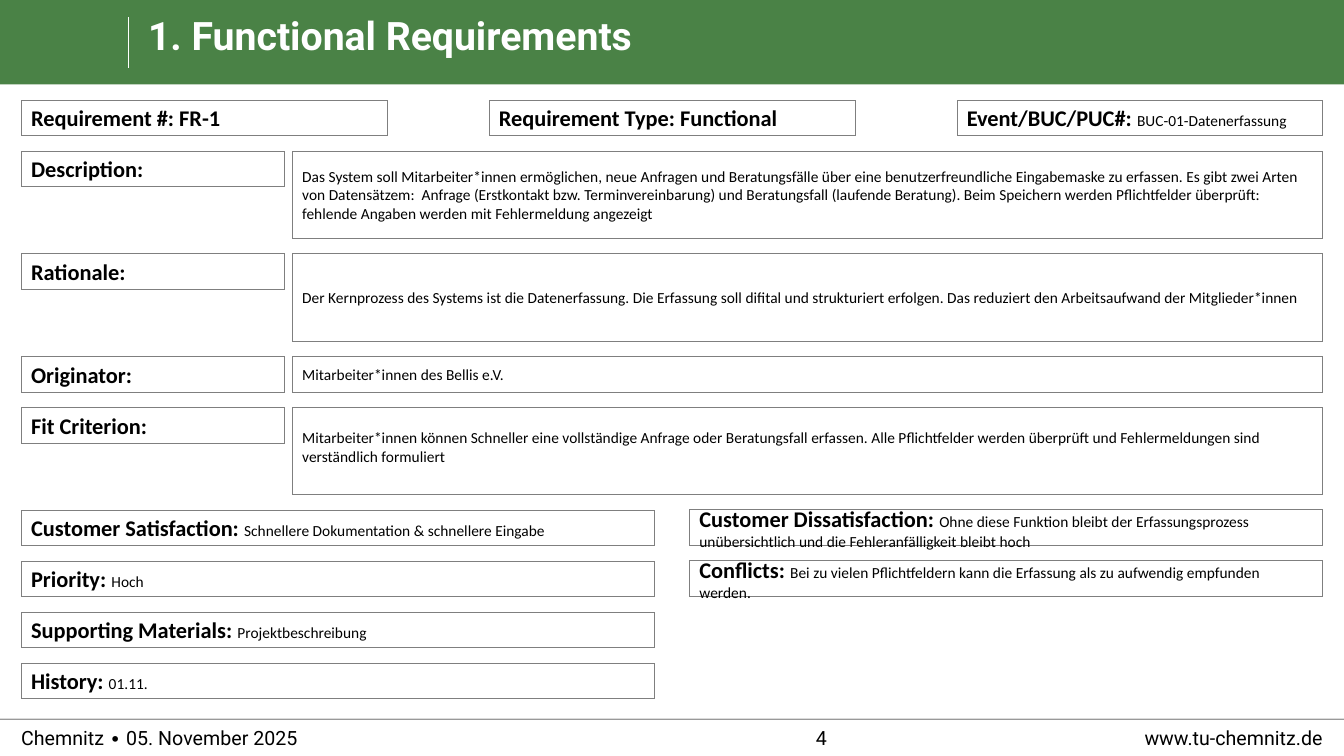
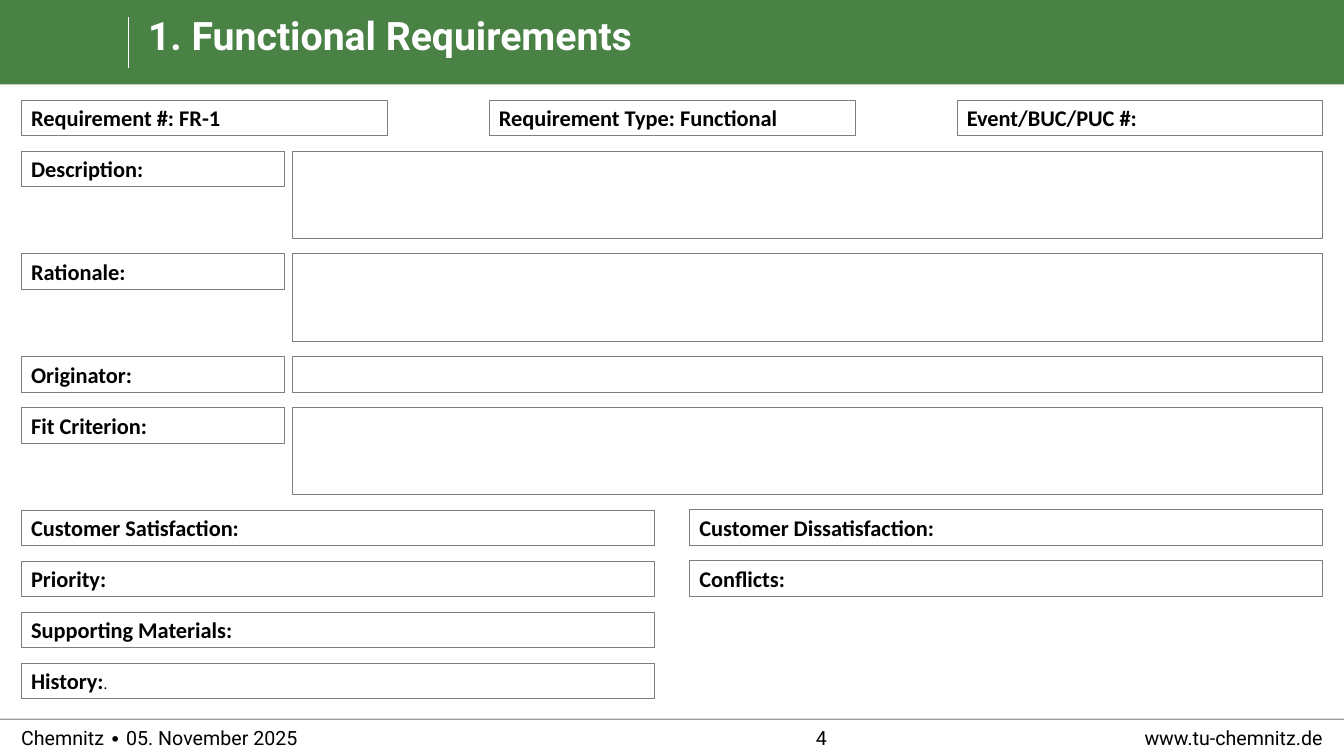
Before and after one commit to cojuwon/Praktikum-Softwareengineering-TU-Chemnitz, a slide deck: slide 4 of requirements/Snow_Card_Template.pptx. Drawn at 1344x756 pixels with LibreOffice and Linux fonts; fonts in the diff are those of the drawing; background and template pictures are left out. Boxes give left, top, right and bottom in pixels: in the first picture for what was removed or moved away, otherwise in the second. Text is boxed around its words. In the diff, an @@ line names an element or a change of style, - is before the commit and + after.

```diff
--- a/requirements/Snow_Card_Template.pptx
+++ b/requirements/Snow_Card_Template.pptx
@@ text in rectangle at [967, 110, 1115, 127]: text changed; size 11 to 16 pt; bold on @@
-Event/BUC/PUC#: BUC-01-Datenerfassung
+Event/BUC/PUC #:
@@ text in rectangle at [302, 171, 1297, 222]: text removed @@
-Das System soll Mitarbeiter*innen ermöglichen, neue Anfragen und Beratungsfälle über eine benutzerfreundliche Eingabemaske zu erfassen. Es gibt zwei Arten von Datensätzem: Anfrage (Erstkontakt bzw. Terminvereinbarung) und Beratungsfall (laufende Beratung). Beim Speichern werden Pflichtfelder überprüft: fehlende Angaben werden mit Fehlermeldung angezeigt
@@ text in rectangle at [302, 292, 1297, 306]: text removed @@
-Der Kernprozess des Systems ist die Datenerfassung. Die Erfassung soll difital und strukturiert erfolgen. Das reduziert den Arbeitsaufwand der Mitglieder*innen
@@ text in rectangle at [302, 369, 504, 380]: text removed @@
-Mitarbeiter*innen des Bellis e.V.
@@ text in rectangle at [302, 432, 1260, 462]: text removed @@
-Mitarbeiter*innen können Schneller eine vollständige Anfrage oder Beratungsfall erfassen. Alle Pflichtfelder werden überprüft und Fehlermeldungen sind verständlich formuliert
@@ text in rectangle at [31, 520, 238, 536]: text changed; size 11 to 16 pt; bold on @@
-Customer Satisfaction: Schnellere Dokumentation & schnellere Eingabe
+Customer Satisfaction:
@@ text in rectangle at [699, 520, 934, 536]: text changed; size 11 to 16 pt; bold on @@
-Customer Dissatisfaction: Ohne diese Funktion bleibt der Erfassungsprozess unübersichtlich und die Fehleranfälligkeit bleibt hoch
+Customer Dissatisfaction:
@@ text in rectangle at [31, 571, 106, 591]: text changed @@
-Priority: Hoch
+Priority:
@@ text in rectangle at [699, 571, 785, 587]: text changed; size 11 to 16 pt; bold on @@
-Conflicts: Bei zu vielen Pflichtfeldern kann die Erfassung als zu aufwendig empfunden werden.
+Conflicts:
@@ text in rectangle at [31, 622, 232, 642]: text changed @@
-Supporting Materials: Projektbeschreibung
+Supporting Materials:
@@ text in rectangle at [31, 673, 103, 693]: text changed @@
-History: 01.11.
+History:.
```
Also in this commit, not shown: 1 other slide changed.
